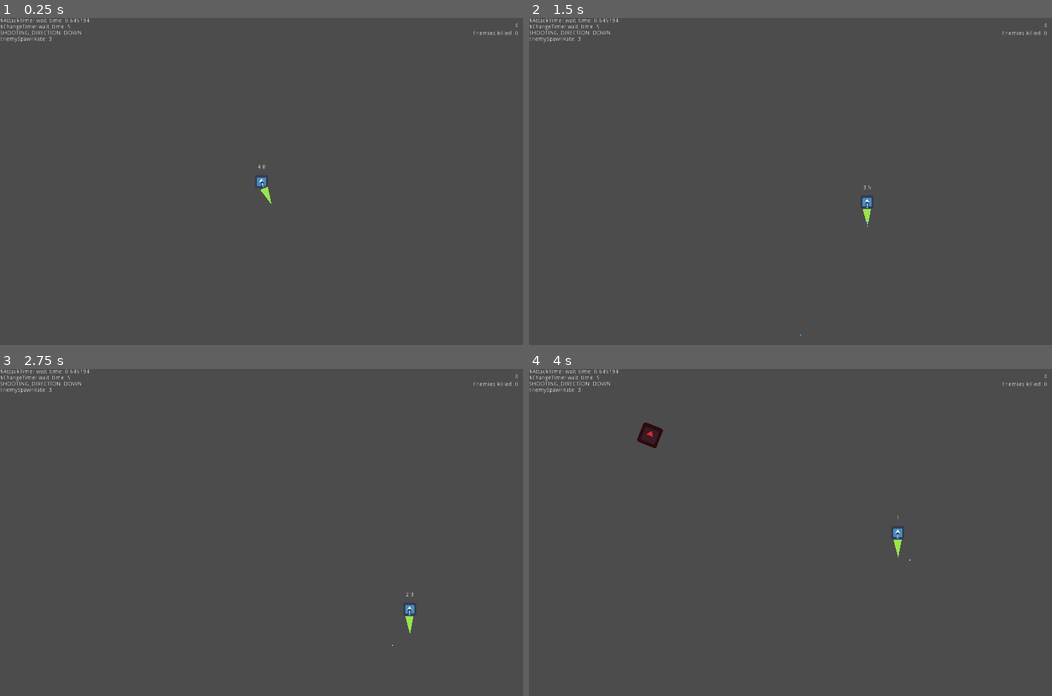
Above: before the commit, frames 1-4 (two rows, left to right).
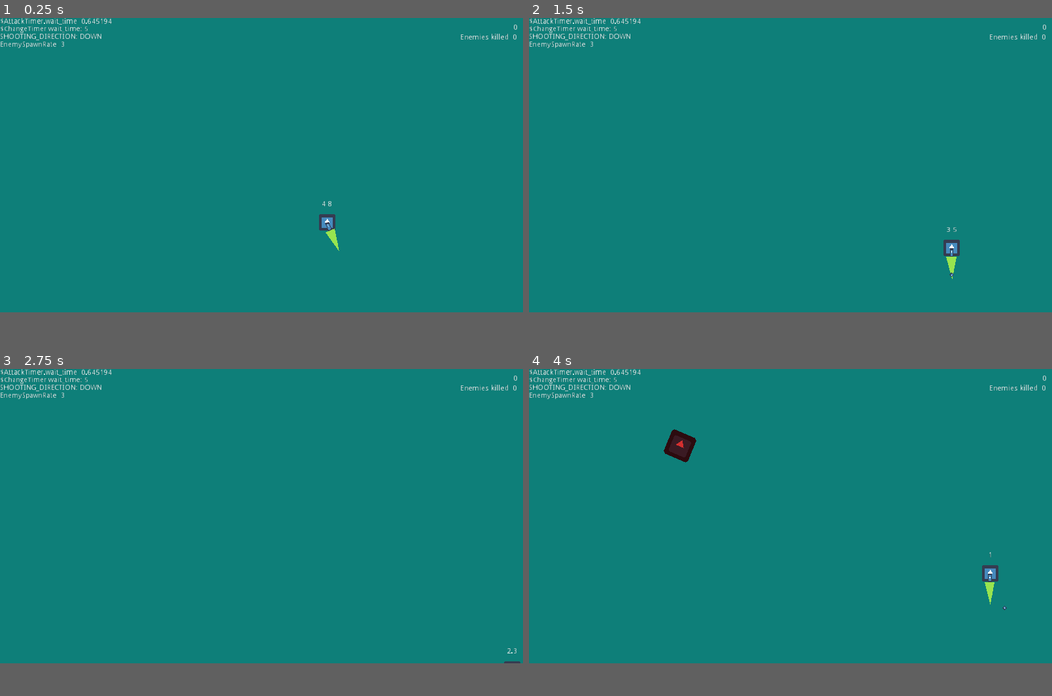
Above: after the commit, the same moments.

Repository: skarnl/gmtk-game-jam
Game: Godot game, scene res://screens/splash.tscn
The game is run twice, just before and just after one commit, with the same random seed, the same clock (stepped at 60 frames per second) and the same inputs. The engine's default icon, where the game draws it, is replaced by a stand-in: a white triangle on a blue panel in a dark square.
Inputs:
- Up to frame 1 (0.25 s): no input
- Up to frame 2 (1.5 s): tap Enter at 0.5 s; hold Right (ui_right) 0.53-1.28 s; hold Down (ui_down) from 1.28 s (still down)
- Up to frame 3 (2.75 s): release Down (ui_down) at 2.03 s; hold Right (ui_right) from 2.03 s (still down)
- Up to frame 4 (4 s): release Right (ui_right) at 2.78 s; hold Up (ui_up) 2.78-3.53 s; hold Left (ui_left) from 3.53 s (still down)
In our replay, the window is 800x500 before the commit and 800x450 after it. These sizes can differ from the game's own. Grey fills any space a smaller window leaves; there, only what the larger window draws over its background counts as a difference.

The runs differ from the first frame. In frame 1, 90% of the frame differs, in the area x 0-100%, y 0-90%; in frame 2, 90%; in frame 3, 90%; in frame 4, 90%.

Commit message:
Adjust size to 1024 x 576

Diff:
--- a/project.godot
+++ b/project.godot
@@ -31,10 +31,34 @@
 
 [display]
 
-window/size/width=1280
-window/size/height=800
+window/size/height=576
+window/size/test_width=1280
+window/size/test_height=720
 window/stretch/mode="2d"
 window/stretch/aspect="keep"
+
+[importer_defaults]
+
+texture={
+"compress/bptc_ldr": 0,
+"compress/hdr_mode": 0,
+"compress/lossy_quality": 0.7,
+"compress/mode": 0,
+"compress/normal_map": 0,
+"detect_3d": false,
+"flags/anisotropic": false,
+"flags/filter": false,
+"flags/mipmaps": false,
+"flags/repeat": 0,
+"flags/srgb": 2,
+"process/HDR_as_SRGB": false,
+"process/fix_alpha_border": true,
+"process/invert_color": false,
+"process/premult_alpha": false,
+"size_limit": 0,
+"stream": false,
+"svg/scale": 1.0
+}
 
 [input]
 
@@ -62,4 +86,6 @@
 
 [rendering]
 
+quality/2d/use_pixel_snap=true
+environment/default_clear_color=Color( 0.0588235, 0.501961, 0.478431, 1 )
 environment/default_environment="res://default_env.tres"
